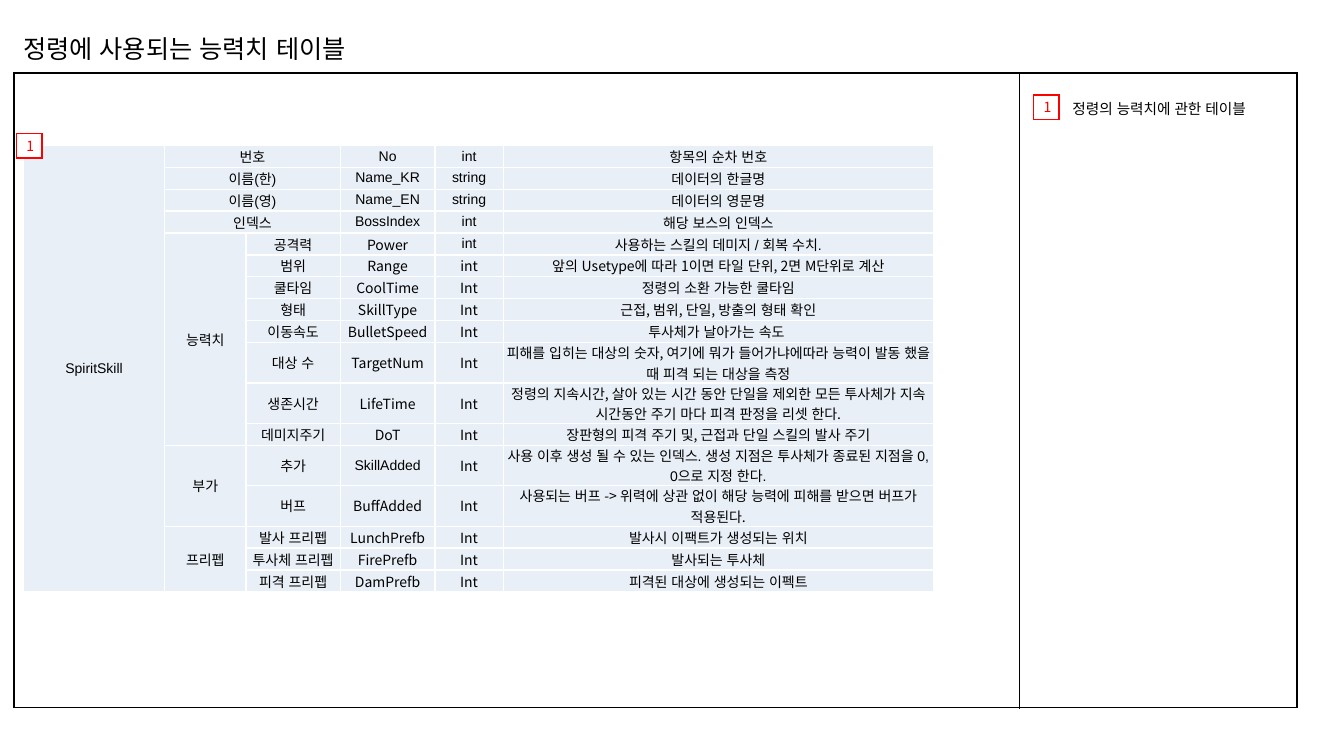
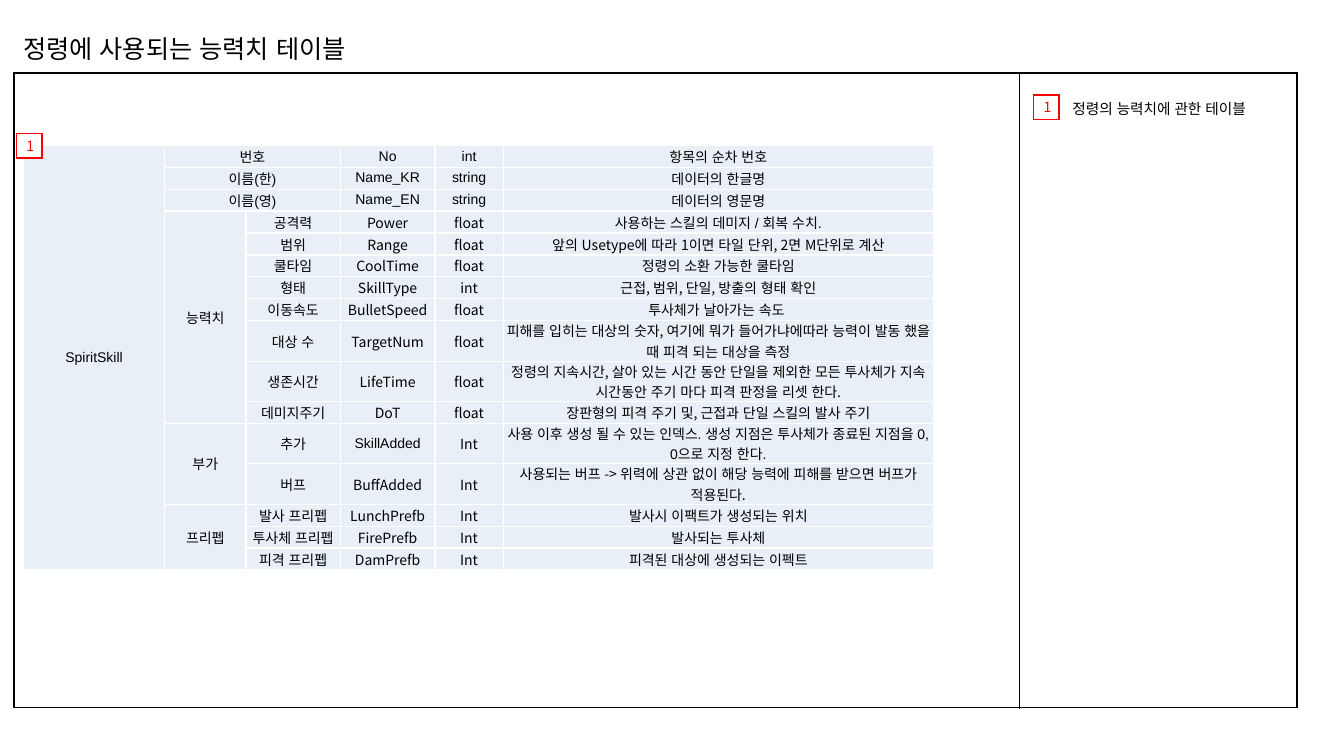
Before and after one commit to piecebypiece/Yggdrasil, a slide deck: slide 2 of 기획자료/PYG_정령_스킬_데이터_김순찬_220329.pptx. Drawn at 1344x756 pixels with LibreOffice and Linux fonts; fonts in the diff are those of the drawing. Boxes give left, top, right and bottom in pixels: in the first picture for what was removed or moved away, otherwise in the second. Text is boxed around its words. In the diff, an @@ line names an element or a change of style, - is before the commit and + after.

Commit message:
Int-Float변경
계산과 관련된 데이터들을 전부 int에서 float로 변경하였습니다.

```diff
--- a/기획자료/PYG_정령_스킬_데이터_김순찬_220329.pptx
+++ b/기획자료/PYG_정령_스킬_데이터_김순찬_220329.pptx
@@ table at [23, 145, 935, 570] @@
-row 4:  | 인덱스 |  | BossIndex | int | 해당 보스의 인덱스
-row 5:  | 능력치 | 공격력 | Power | int | 사용하는 스킬의 데미지 / 회복 수치.
-row 6:  |  | 범위 | Range | int | 앞의 Usetype에 따라 1이면 타일 단위, 2면 M단위로 계산
-row 7:  |  | 쿨타임 | CoolTime | Int | 정령의 소환 가능한 쿨타임
-row 8:  |  | 형태 | SkillType | Int | 근접, 범위, 단일, 방출의 형태 확인
-row 9:  |  | 이동속도 | BulletSpeed | Int | 투사체가 날아가는 속도
-row 10:  |  | 대상 수 | TargetNum | Int | 피해를 입히는 대상의 숫자, 여기에 뭐가 들어가냐에따라 능력이 발동 했을 때 피격 되는 대상을 측정
-row 11:  |  | 생존시간 | LifeTime | Int | 정령의 지속시간, 살아 있는 시간 동안 단일을 제외한 모든 투사체가 지속 시간동안 주기 마다 피격 판정을 리셋 한다.
-row 12:  |  | 데미지주기 | DoT | Int | 장판형의 피격 주기 및, 근접과 단일 스킬의 발사 주기
+row 4:  | 능력치 | 공격력 | Power | float | 사용하는 스킬의 데미지 / 회복 수치.
+row 5:  |  | 범위 | Range | float | 앞의 Usetype에 따라 1이면 타일 단위, 2면 M단위로 계산
+row 6:  |  | 쿨타임 | CoolTime | float | 정령의 소환 가능한 쿨타임
+row 7:  |  | 형태 | SkillType | int | 근접, 범위, 단일, 방출의 형태 확인
+row 8:  |  | 이동속도 | BulletSpeed | float | 투사체가 날아가는 속도
+row 9:  |  | 대상 수 | TargetNum | float | 피해를 입히는 대상의 숫자, 여기에 뭐가 들어가냐에따라 능력이 발동 했을 때 피격 되는 대상을 측정
+row 10:  |  | 생존시간 | LifeTime | float | 정령의 지속시간, 살아 있는 시간 동안 단일을 제외한 모든 투사체가 지속 시간동안 주기 마다 피격 판정을 리셋 한다.
+row 11:  |  | 데미지주기 | DoT | float | 장판형의 피격 주기 및, 근접과 단일 스킬의 발사 주기
```
Also in this commit, not shown: 5 other slides changed, 7 other files.
